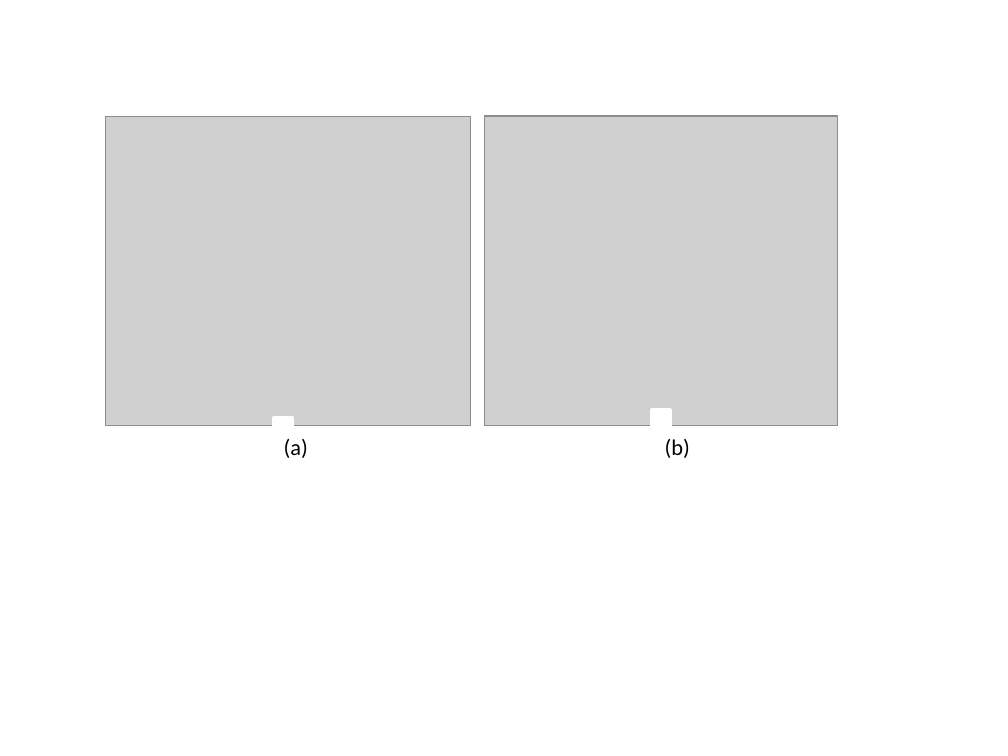
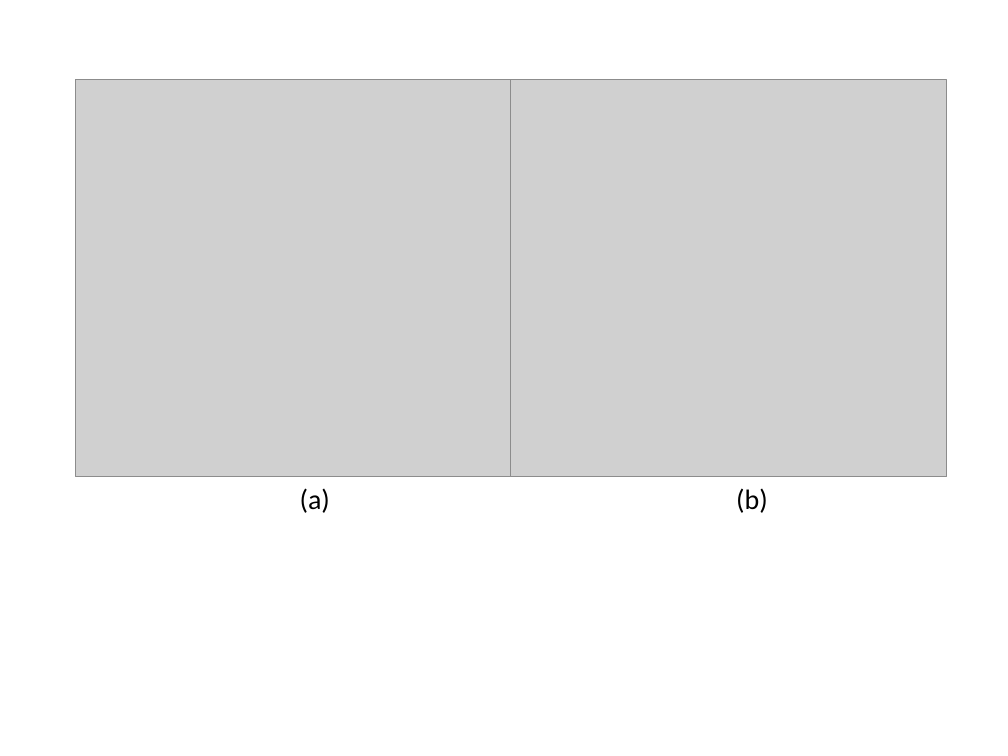
Before and after one commit to mboboUSTC/SCNN, a slide deck: slide 1 of paper/figures/FigVar/FigVar.pptx. Drawn at 1008x756 pixels with LibreOffice and Linux fonts; fonts in the diff are those of the drawing; grey boxes stand for pictures. Boxes give left, top, right and bottom in pixels: in the first picture for what was removed or moved away, otherwise in the second. Text is boxed around its words. In the diff, an @@ line names an element or a change of style, - is before the commit and + after.

```diff
--- a/paper/figures/FigVar/FigVar.pptx
+++ b/paper/figures/FigVar/FigVar.pptx
@@ picture: place and size @@
-picture at (106,116,471,425)
+picture at (76,80,511,477)
@@ picture: place and size @@
-picture at (485,116,838,425)
+picture at (510,80,947,477)
@@ rectangle removed at (274,417,293,433) @@
@@ rectangle removed at (651,409,670,425) @@
@@ text "(a)": place and size @@
-text "(a)" at (284,439,308,458)
+text "(a)" at (300,488,330,513)
@@ text "(a)" at (300,488,330,513): size 16 to 20 pt @@
@@ text "(b)" at (736,488,768,513): size 16 to 20 pt @@
@@ text "(b)": place and size @@
-text "(b)" at (665,439,690,458)
+text "(b)" at (736,488,768,513)
```
Also in this commit, not shown: 20 other files.
